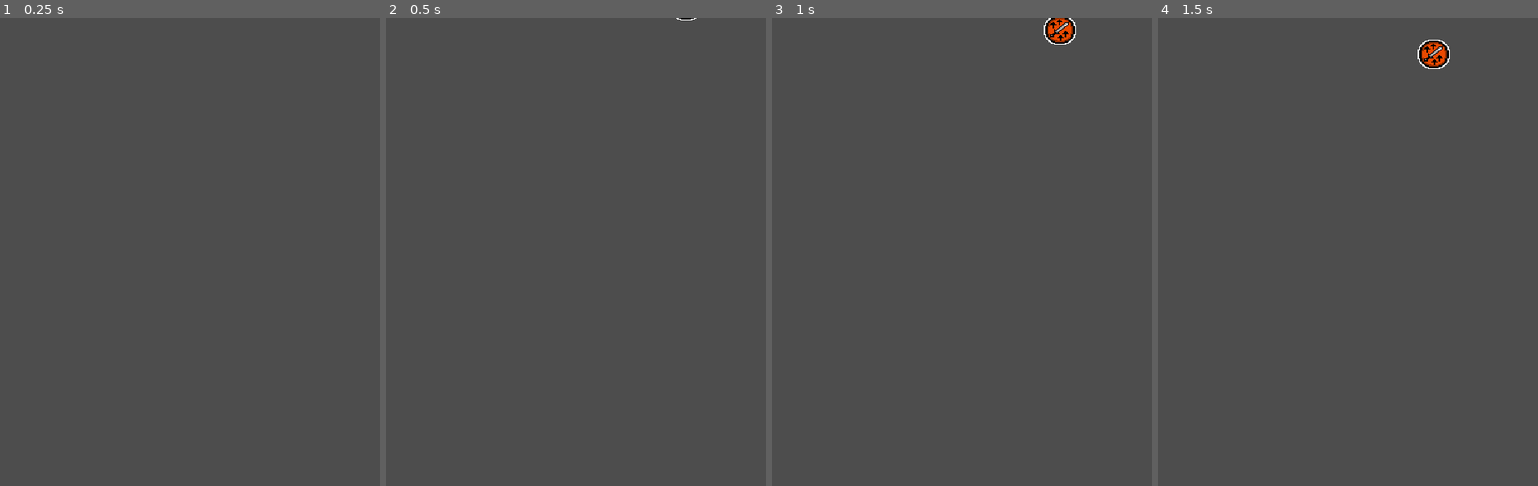
Above: before the commit, frames 1-4 (left to right).
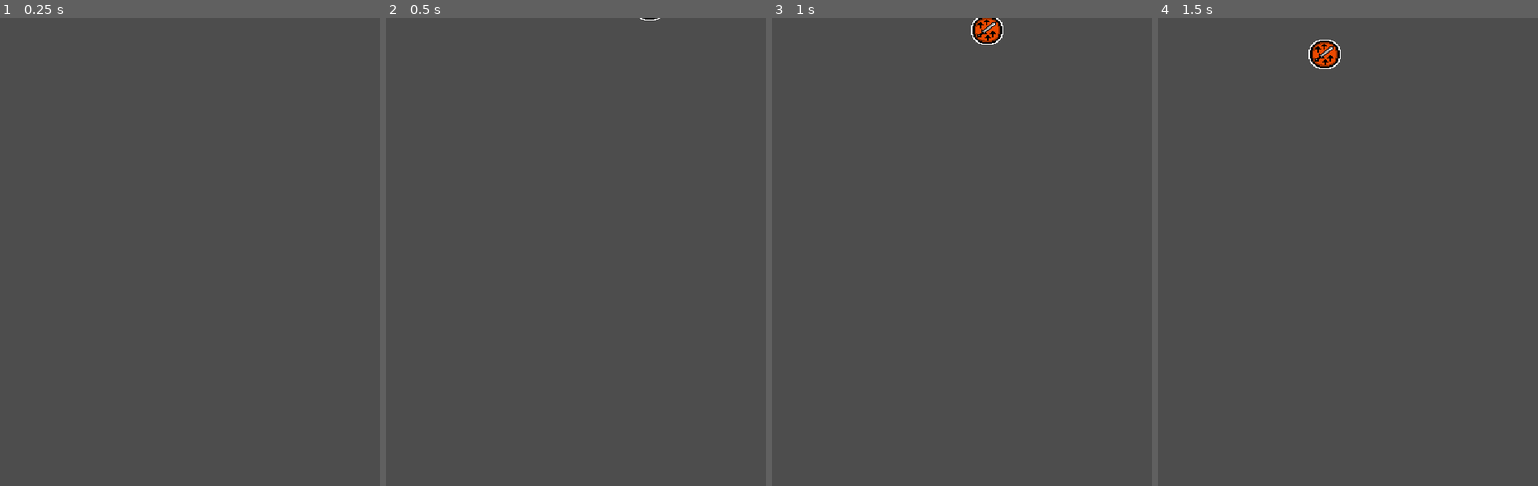
Above: after the commit, the same moments.

Repository: RubinhoSilva/Infinity-Strike
Game: Godot game, scene res://bonus/bonus_random.tscn
Same seed, same stepped clock (60 frames per second), same inputs: the game is played once before the commit and once after it. This scene is started directly instead of the project's main scene.
Inputs:
- Up to frame 1 (0.25 s): no input
- Up to frame 2 (0.5 s): no input
- Up to frame 3 (1 s): tap Enter at 0.5 s; tap Space at 0.77 s
- Up to frame 4 (1.5 s): no input

Frame 1 is identical in both runs. In frame 2, less than 0.1% of the frame differs, in the area x 66-82%, y 0-1%; in frame 3, 0.8%; in frame 4, 0.9%, in the area x 39-77%, y 4-11%.

Commit message:
Implementando bonus

Diff:
--- a/bonus/bonus.gd
+++ b/bonus/bonus.gd
@@ -2,9 +2,14 @@
 extends Node2D
 
 @onready var hitbox_component: = $HitboxComponent as HitboxComponent
+@onready var move_component: = $MoveComponent as MoveComponent
 
 # Called when the node enters the scene tree for the first time.
 func _ready() -> void:
+	var sign_ = (randi() % 2) * 2 - 1
+	var velocity = randi_range(0, 50)
+
+	move_component.velocity.x = velocity * sign_
 	print('jadsjdj')
 	hitbox_component.hit_hurtbox.connect(func(hurtbox: HurtboxComponent):
 		print('HI')
--- a/bonus/bonus_random.gd
+++ b/bonus/bonus_random.gd
@@ -18,7 +18,7 @@
 
 	if (number_rand == 1):
 		spaw_bonus(DamageBonusScene, Vector2(randf_range(margin, screen_width-margin), -16))
-	elif (number_rand == 2):
+	else:
 		spaw_bonus(HealthBonusScene, Vector2(randf_range(margin, screen_width-margin), -16))
 
 
